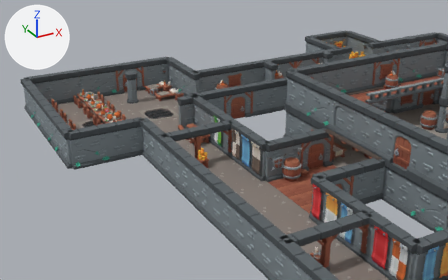
The Blender file levels/dungeon.blend: old version first, new version second.
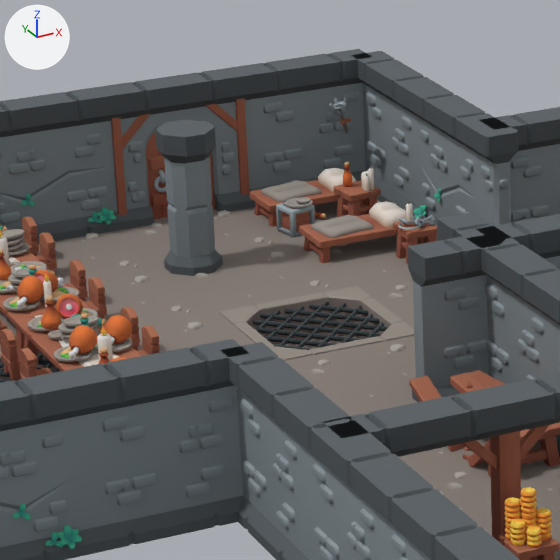
Each version is shown from a 50 mm lens placed at (-50.2, -42.3, 28.5), pointed at (-14.5, 22.4, -3.8), then close up on the part from 21% to 47% of the width and 17% to 58% of the height. Arrows for +X, +Y and +Z are at upper left; the lights stay in place. The first two pictures are the older version.

Before the edit, the objects in view are built like this:
```python
me_pillar_003 = bpy.data.meshes.new('pillar.003')
me_pillar_003.from_pydata(...)  # 241 vertices, 136 faces; spans x -0.75..0.75, y -0.75..0.75, z 0.0..4.0
me_pillar_003.materials.append(mat_dungeon)  # picture img_dungeon_texture
me_wall_008 = bpy.data.meshes.new('wall.008')
me_wall_008.from_pydata(...)  # 1010 vertices, 494 faces; spans x -2.0..2.0, y -0.5..0.5, z 0.0..4.0
me_wall_008.materials.append(mat_dungeon)  # picture img_dungeon_texture
me_wall_009 = bpy.data.meshes.new('wall.009')
me_wall_009.from_pydata(...)  # 1010 vertices, 494 faces; spans x -2.0..2.0, y -0.5..0.5, z 0.0..4.0
me_wall_009.materials.append(mat_dungeon)  # picture img_dungeon_texture
ob_pillar_003 = bpy.data.objects.new('pillar.003', me_pillar_003)
ob_pillar_003.location = (-23.3, 31.67, 0.0)
ob_wall_011_002 = bpy.data.objects.new('wall_011.002', me_wall_008)
ob_wall_011_002.location = (-18.0, 36.0, 0.0)
ob_wall_011_002.rotation_euler = (0.0, 0.0, 6.283)  # degrees (0, 0, 360)
ob_wall_011_007 = bpy.data.objects.new('wall_011.007', me_wall_009)
ob_wall_011_007.location = (-16.0, 34.0, 0.0)
ob_wall_011_007.rotation_euler = (0.0, 0.0, 7.854)  # degrees (0, 0, 90)
# also in view: 'living_bed_frame_001' at (-18.7, 30.8, 0.5); 'wall_007' at (-28.0, 6.0, 2.0); 'floor_03_14.009' at (-26.0, 26.0, 0.0); 'living_table_long_decorated_A_003' at (-28.7, 29.6, 0.9); 'floor_02_11' at (-22.0, 14.0, 0.0)
```
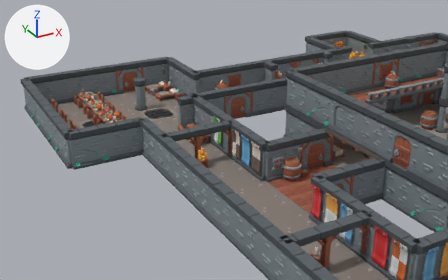
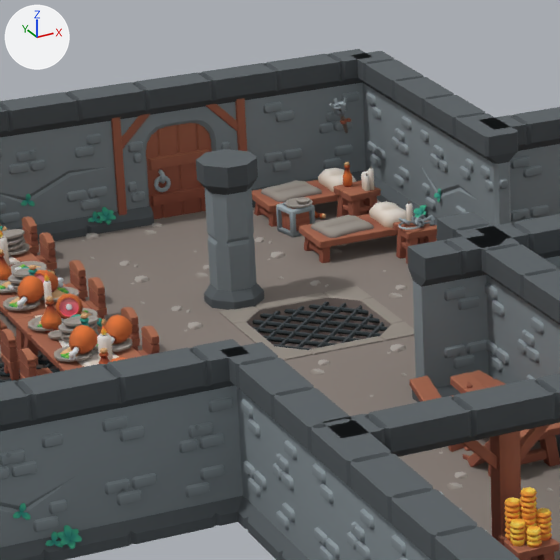
Boxes (x1, y1, x2, y2) around the edits, measured in the close-ups (560 x 560 px):
'pillar.003', moved: before (155, 120, 223, 276); after (196, 149, 264, 310)

What changed in the scene script:
```text
Change ob_pillar_003:
    ob_pillar_003.location: (-23.3, 31.67, 0.0) -> (-23.3, 28.67, 0.0)
```
